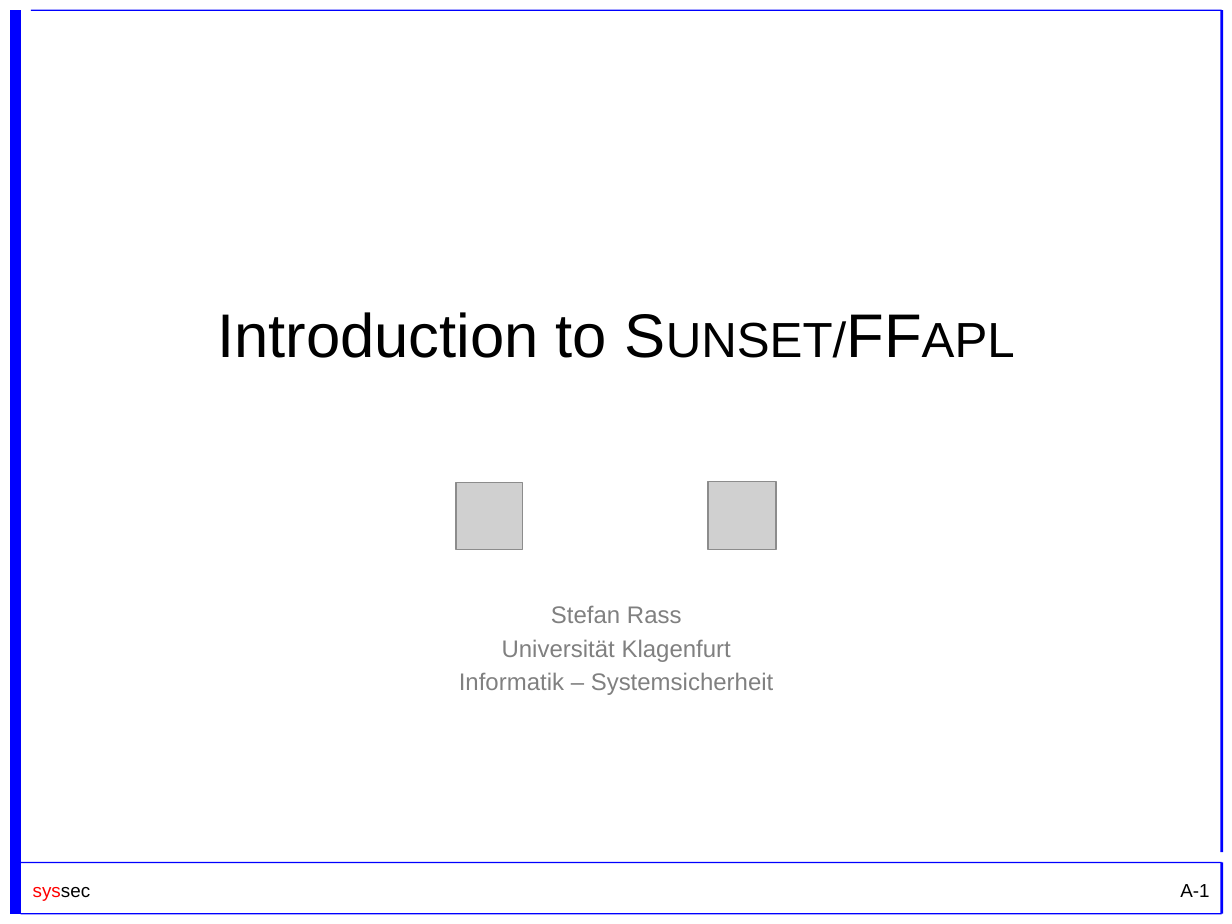
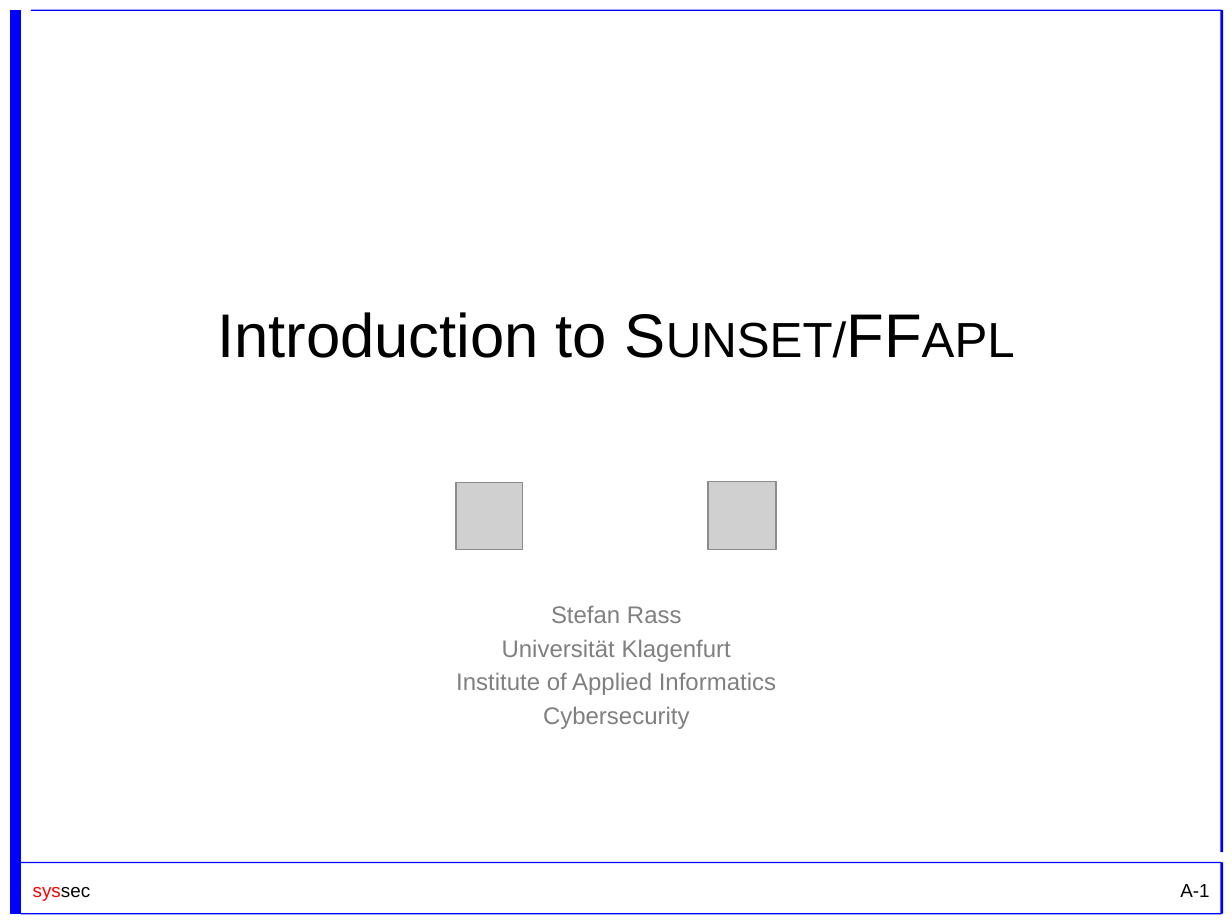
Before and after one commit to cryptool-org/cryptobrief, a slide deck: slide 1 of manual (drafts)/Sunset_Slides_UniKlu.pptx. Drawn at 1232x924 pixels with LibreOffice and Linux fonts; fonts in the diff are those of the drawing; grey boxes stand for pictures. Boxes give left, top, right and bottom in pixels: in the first picture for what was removed or moved away, otherwise in the second. Text is boxed around its words. In the diff, an @@ line names an element or a change of style, - is before the commit and + after.

```diff
--- a/manual (drafts)/Sunset_Slides_UniKlu.pptx
+++ b/manual (drafts)/Sunset_Slides_UniKlu.pptx
@@ text at [456, 672, 776, 729]: text changed @@
-Informatik – Systemsicherheit
+Institute of Applied Informatics
+Cybersecurity
```
Also in this commit, not shown: 5 other slides changed, 1 slide added, 1 other file.
